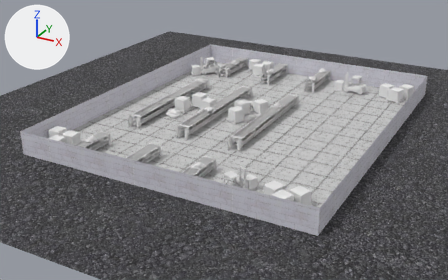
An edit to the COLLADA model ackermann_vehicle/ackermann_vehicle_gazebo/models/warehouse/warehouse.dae, drawn before and after from the same camera.
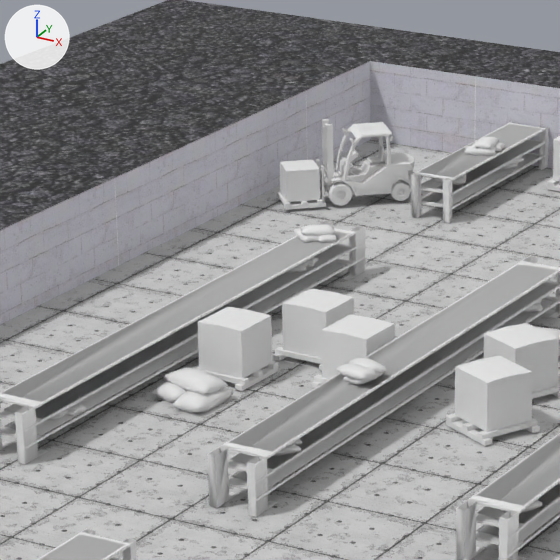
Each version is shown whole from a camera (50 mm lens) standing at (23.3, -46.8, 21.1) and looking at (-1.4, -1.9, -1.3), then close up on the part from 30% to 56% of the width and 11% to 53% of the height. Every picture has the same lights, and +X, +Y and +Z are marked at upper left. Where no turn or scale is listed for an object, it has been applied to the vertices.

Names of what the first close-up shows: 'box123_007', 'box123_008', 'box123_009', 'box123_010', 'cylinder221_002', 'instance_7_002', 'instance_7_003', 'instance_7_005', 'instance_7_006', 'street', 'warehouse_floor', 'warehouse_walls'.
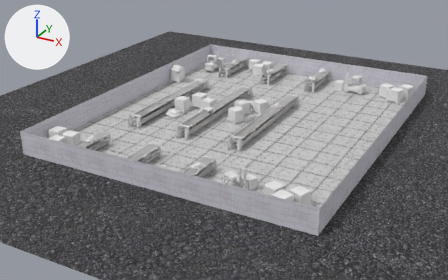
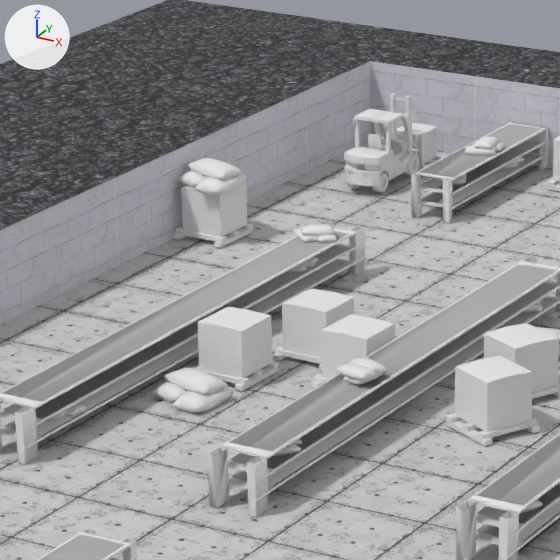
Commit message: Update warehouse model

Changed parts and their boxes [x1, y1, x2, y2] in the close-ups (560 x 560 px):
'cylinder221_002', moved, turned: before [277, 119, 414, 210]; after [344, 93, 441, 192]
'box123_018', added: after [174, 182, 253, 248]
'barrier_036', added: after [176, 158, 248, 196]

The change in detail:
Mesh me_barrier_001 is new.
It has 162 vertices, 312 faces and spans x -0.72..0.68, y -0.75..0.85, z -0.26..0.25.
It uses material mat_texture_tga_001 (its picture is missing).
Object 'cylinder221_002' (ob_cylinder221_002) moves from (-10.44, 10.34, 1.04) to (-10.44, 12.42, 1.04).
Object 'cylinder221_002' (ob_cylinder221_002) turns from (90, 0, -137) to (90, 0, 90) degrees about x, y and z.
Object 'box123_018' (ob_box123_018) is new; it shows a copy of the mesh of ob_box123_011.
Its location is (-11.77, 6.64, 0.69).
Object 'barrier_036' (ob_barrier_036) is new; it shows me_barrier_001.
Its location is (-11.72, 6.58, 1.52).
